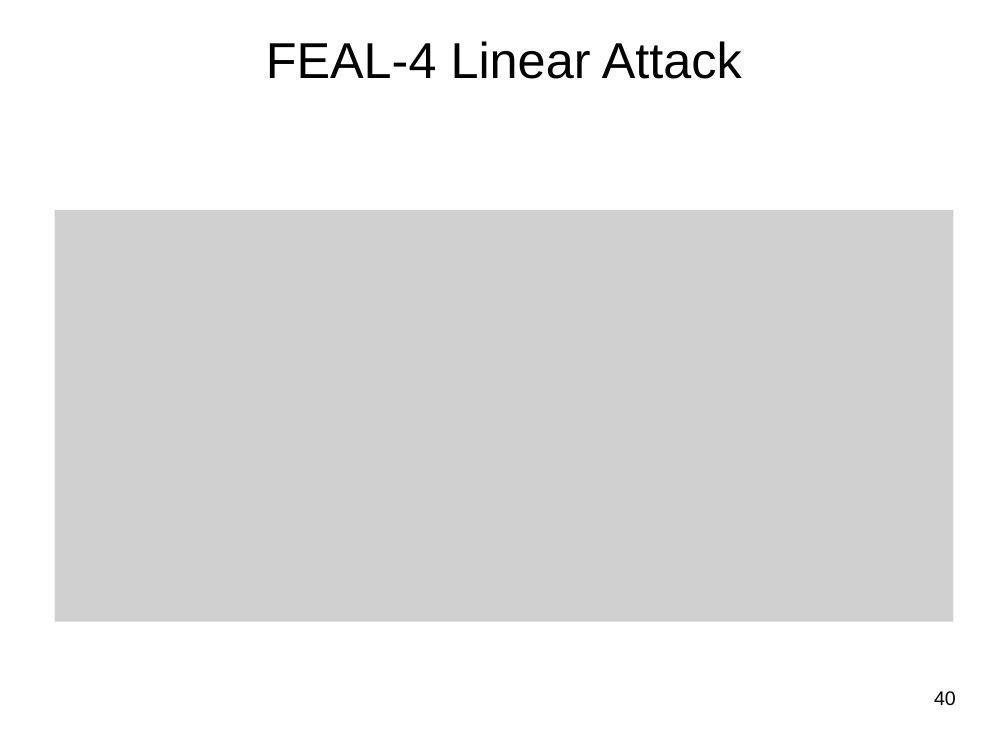
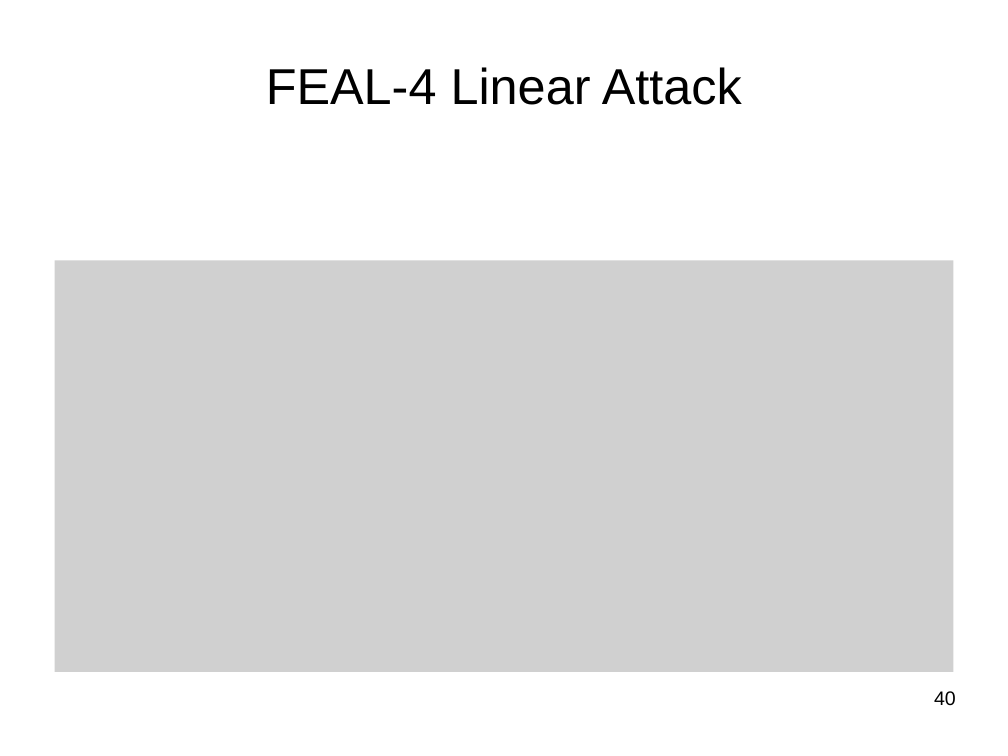
Before and after one commit to jlmucb/class_notes, a slide deck: slide 40 of BerkeleyClass/CS290Spring2013/Lectures/Cryptoclass4.pptx. Drawn at 1008x756 pixels with LibreOffice and Linux fonts; fonts in the diff are those of the drawing; grey boxes stand for pictures. Boxes give left, top, right and bottom in pixels: in the first picture for what was removed or moved away, otherwise in the second. Text is boxed around its words. In the diff, an @@ line names an element or a change of style, - is before the commit and + after.

```diff
--- a/BerkeleyClass/CS290Spring2013/Lectures/Cryptoclass4.pptx
+++ b/BerkeleyClass/CS290Spring2013/Lectures/Cryptoclass4.pptx
@@ title "FEAL-4 Linear Attack": place and size @@
-title "FEAL-4 Linear Attack" at [266,41,742,79]
+title "FEAL-4 Linear Attack" at [266,67,742,105]
@@ picture: place and size @@
-picture at [54,210,954,621]
+picture at [54,260,954,671]
```
Also in this commit, not shown: 59 other slides changed, 2 other files.
